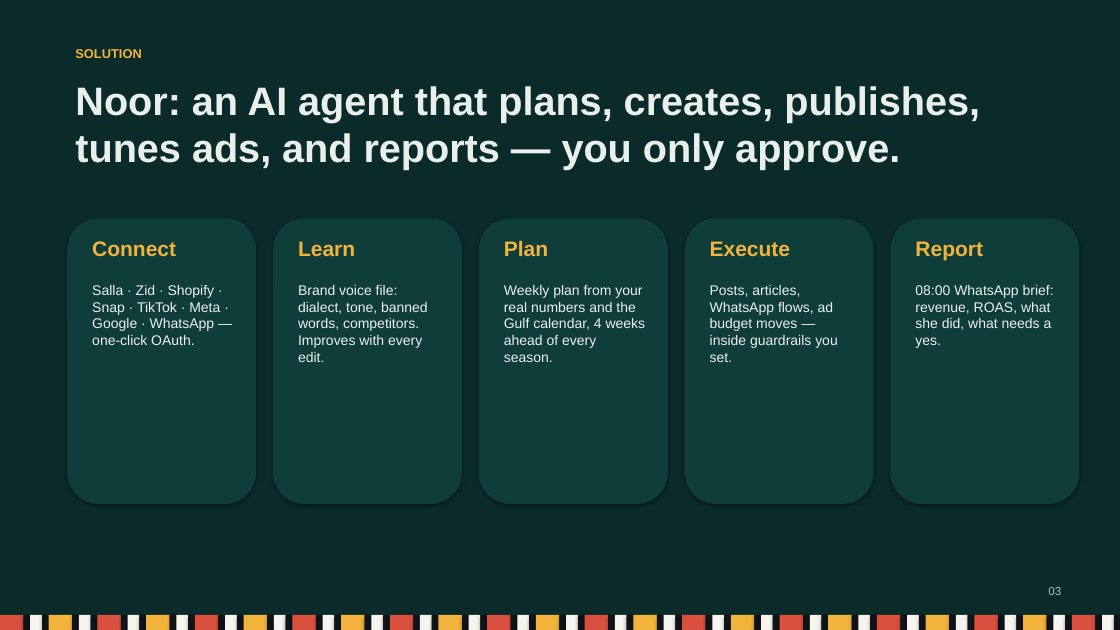
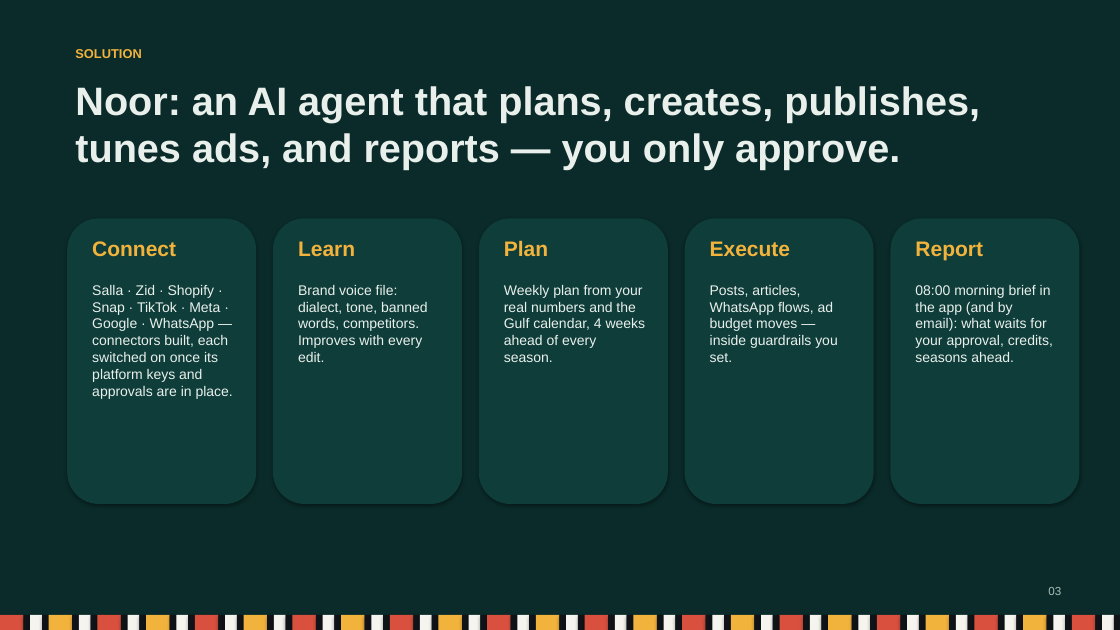
Before and after one commit to iAbulkhair/Nashr, a slide deck: slide 3 of docs/Nashr_Pitch_Deck.pptx. Drawn at 1120x630 pixels with LibreOffice and Linux fonts; fonts in the diff are those of the drawing. Boxes give left, top, right and bottom in pixels: in the first picture for what was removed or moved away, otherwise in the second. Text is boxed around its words. In the diff, an @@ line names an element or a change of style, - is before the commit and + after.

```diff
--- a/docs/Nashr_Pitch_Deck.pptx
+++ b/docs/Nashr_Pitch_Deck.pptx
@@ text at [92, 285, 233, 399]: text changed @@
-Salla · Zid · Shopify · Snap · TikTok · Meta · Google · WhatsApp — one-click OAuth.
+Salla · Zid · Shopify · Snap · TikTok · Meta · Google · WhatsApp — connectors built, each switched on once its platform keys and approvals are in place.
@@ text at [915, 285, 1053, 362]: text changed @@
-08:00 WhatsApp brief: revenue, ROAS, what she did, what needs a yes.
+08:00 morning brief in the app (and by email): what waits for your approval, credits, seasons ahead.
```
Also in this commit, not shown: 10 other slides changed, 7 other files.
